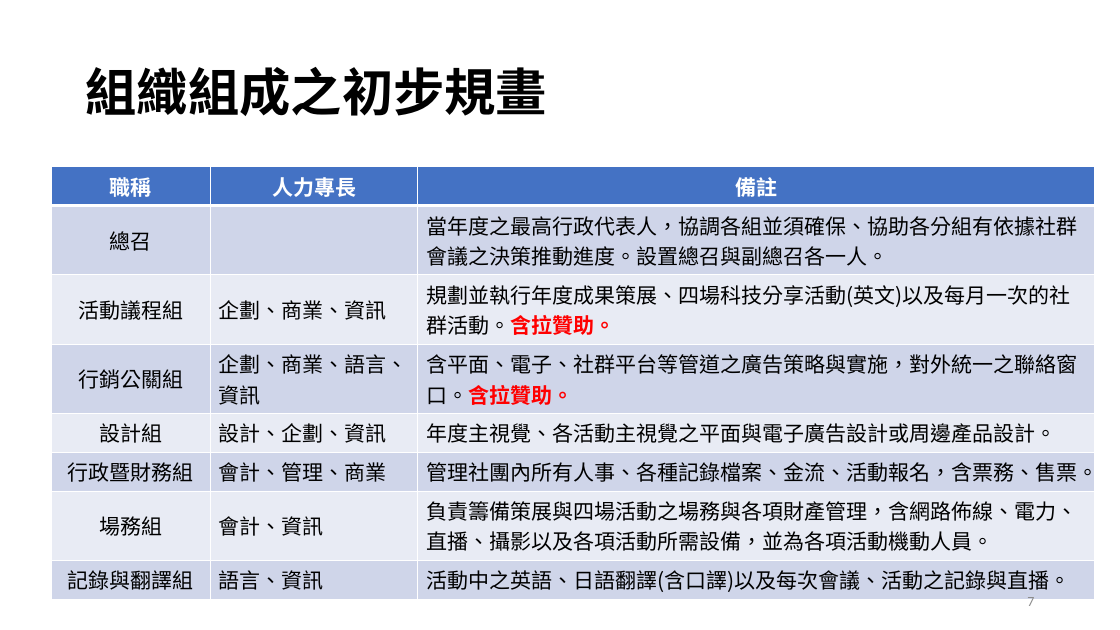
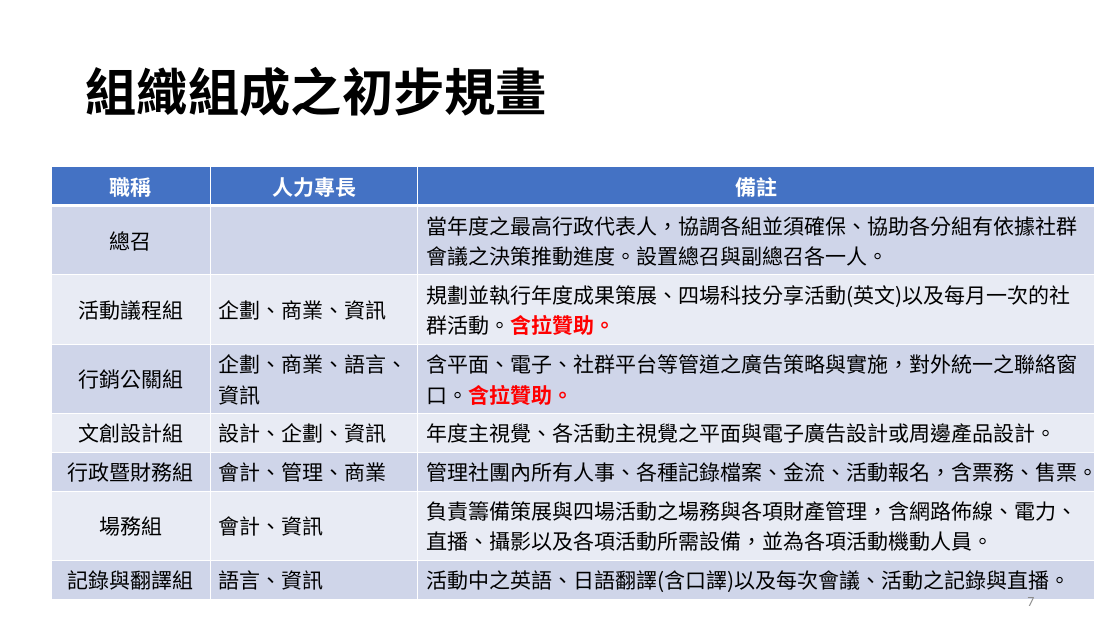
Before and after one commit to jiaweichang/biography, a slide deck: slide 7 of slides/IET Oncampus x Taichung Tech/IET oncampus x Taichung Tech.pptx. Drawn at 1120x630 pixels with LibreOffice and Linux fonts; fonts in the diff are those of the drawing. Boxes give left, top, right and bottom in pixels: in the first picture for what was removed or moved away, otherwise in the second. Text is boxed around its words. In the diff, an @@ line names an element or a change of style, - is before the commit and + after.

```diff
--- a/slides/IET Oncampus x Taichung Tech/IET oncampus x Taichung Tech.pptx
+++ b/slides/IET Oncampus x Taichung Tech/IET oncampus x Taichung Tech.pptx
@@ table at box(52, 167, 1096, 596) @@
-row 5, column 1: 設計組
+row 5, column 1: 文創設計組
```
Also in this commit, not shown: 1 other file.
